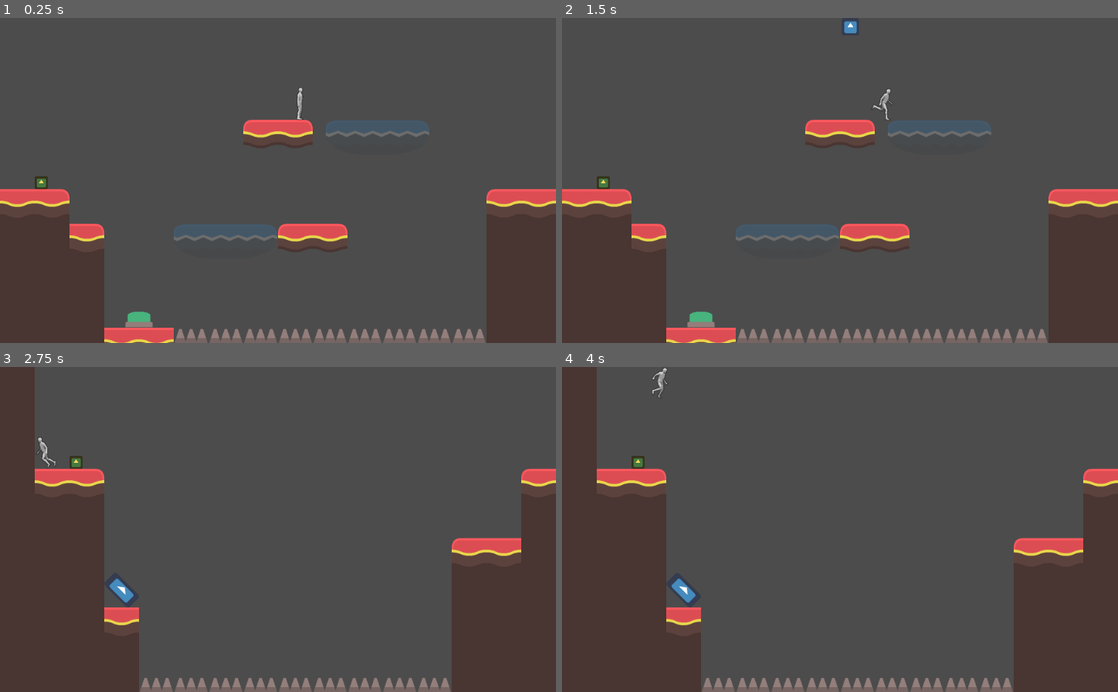
Above: before the commit, frames 1-4 (two rows, left to right).
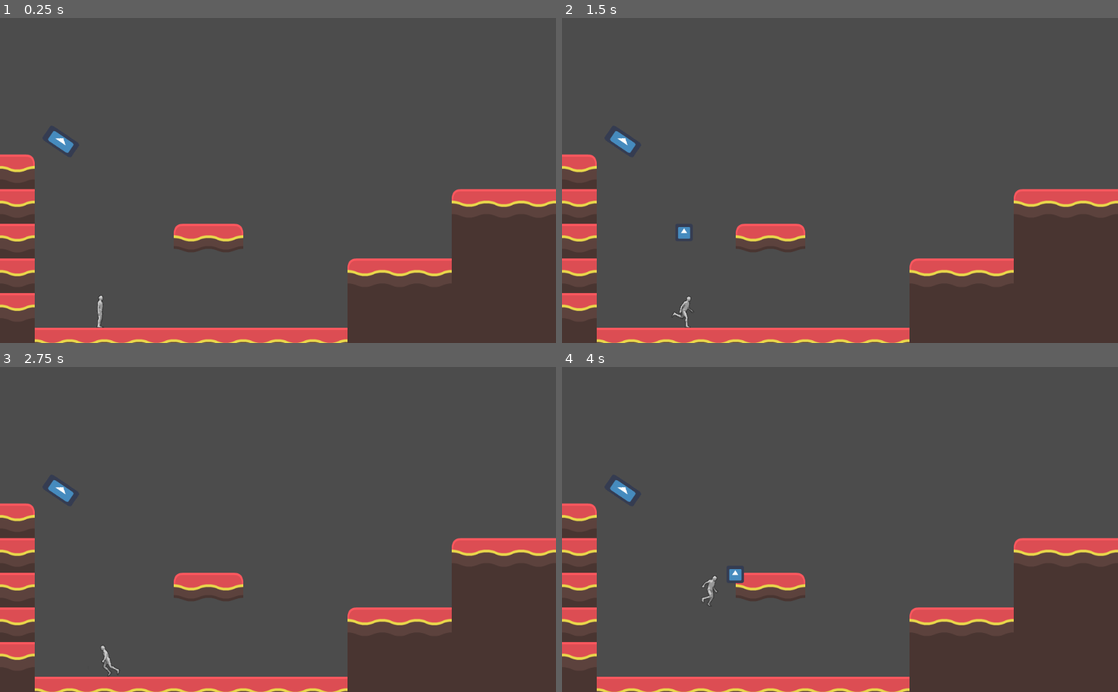
Above: after the commit, the same moments.

Repository: ALhobby/PuzzlePlataformer
Game: Godot game, scene res://Main.tscn
The game is run twice, just before and just after one commit, with the same random seed, the same clock (stepped at 60 frames per second) and the same inputs. The engine's default icon, where the game draws it, is replaced by a stand-in: a white triangle on a blue panel in a dark square.
Inputs (mouse positions are in pixels of both pictures, inside the frame that each line leads up to):
- Up to frame 1 (0.25 s): no input
- Up to frame 2 (1.5 s): tap Enter at 0.5 s; move the mouse to (962, 164) at 0.52 s; hold Right (ui_right) from 0.53 s (still down); click (962, 164) at 0.6 s; tap Up (ui_up) at 0.77 s; move the mouse to (728, 196) at 1.27 s; click (728, 196) at 1.35 s
- Up to frame 3 (2.75 s): tap Up (ui_up) at 1.52 s; move the mouse to (333, 458) at 2.02 s; release Right (ui_right) at 2.03 s; hold Left (ui_left) from 2.03 s (still down); click (333, 458) at 2.1 s
- Up to frame 4 (4 s): move the mouse to (812, 594) at 2.77 s; release Left (ui_left) at 2.78 s; hold Right (ui_right) from 2.78 s (still down); click (812, 594) at 2.85 s; tap Up (ui_up) at 3.02, 3.77 s; move the mouse to (1006, 578) at 3.52 s; click (1006, 578) at 3.6 s

The runs differ from the first frame. In frame 1, 18% of the frame differs, in the area x 0-89%, y 21-100%; in frame 2, 19%; in frame 3, 22%; in frame 4, 23%, in the area x 0-100%, y 0-100%.

Commit message:
Small map tweaks

Diff:
--- a/Main.gd
+++ b/Main.gd
@@ -106,6 +106,9 @@
 
 
 func _process(delta):
+	if Input.is_action_just_pressed("reset"):
+		player.die()
+
 	if draw_trayectory:
 		trayectory.show()
 		update_trajectory(delta)
@@ -115,5 +118,5 @@
 func _on_Spikes_body_entered(body):
 	if body == player:
 		print("DEAD")
-		player.position = Checkpoint.last_position
+		player.die()
 		# TODO : reset everything else too
--- a/Main.tscn
+++ b/Main.tscn
@@ -327,7 +327,7 @@
 tile_set = SubResource( 5 )
 show_collision = true
 format = 1
-tile_data = PoolIntArray( 131122, 1, 4, 131133, 1, 1, 131134 …(2395 unchanged characters)…  1, 2, 589878, 1, 0, 589881, 1, 0, 589882, 1, 2, 589883, 1, 2, 589884, 1, 2, 589885, 1, 0, 589886, 1, 0, 589887, 1, 0, 720 …(1858 unchanged characters)…
+tile_data = PoolIntArray( 131122, 1, 4, 131133, 1, 1, 131134 …(2395 unchanged characters)…  1, 2, 589878, 1, 0, 589881, 1, 0, 589885, 1, 0, 589886, 1, 0, 589887, 1, 0, 720 …(1858 unchanged characters)…
 
 [node name="Room1" type="Area2D" parent="Map"]
 collision_layer = 2
@@ -571,7 +571,6 @@
 [node name="Spring1" type="Area2D" parent="World/SpringManager"]
 position = Vector2( 112, 232 )
 rotation = 0.595157
-scale = Vector2( 1, 1 )
 script = ExtResource( 7 )
 
 [node name="Sprite" type="Sprite" parent="World/SpringManager/Spring1"]
@@ -580,13 +579,11 @@
 
 [node name="CollisionShape2D" type="CollisionShape2D" parent="World/SpringManager/Spring1"]
 position = Vector2( 0, -8 )
-scale = Vector2( 1, 1 )
 shape = SubResource( 38 )
 
 [node name="Spring2" type="Area2D" parent="World/SpringManager"]
 position = Vector2( 3680, 1056 )
 rotation = 0.785398
-scale = Vector2( 1, 1 )
 script = ExtResource( 7 )
 
 [node name="Sprite" type="Sprite" parent="World/SpringManager/Spring2"]
@@ -602,7 +599,7 @@
 margin_bottom = 40.0
 
 [node name="Player" parent="." instance=ExtResource( 1 )]
-position = Vector2( 2600, 144 )
+position = Vector2( 184, 496 )
 
 [connection signal="body_entered" from="World/Spikes" to="." method="_on_Spikes_body_entered"]
 [connection signal="area_entered" from="World/ButtonManager/Button" to="World/ButtonManager/Button" method="_on_Button_area_entered"]
--- a/Player.gd
+++ b/Player.gd
@@ -27,6 +27,10 @@
 
 func _ready():
 	animation_tree.active = true
+
+func die():
+	position = Checkpoint.last_position
+
 
 func _physics_process(_delta):
 
--- a/project.godot
+++ b/project.godot
@@ -21,6 +21,8 @@
 [display]
 
 window/size/resizable=false
+window/stretch/mode="viewport"
+window/stretch/aspect="keep"
 
 [gui]
 
@@ -61,6 +63,11 @@
 "events": [ Object(InputEventMouseButton,"resource_local_to_scene":false,"resource_name":"","device":0,"alt":false,"shi …(212 unchanged characters)…
  ]
 }
+reset={
+"deadzone": 0.5,
+"events": [ Object(InputEventKey,"resource_local_to_scene":false,"resource_name":"","device":0,"alt":false,"shift":false,"control":false,"meta":false,"command":false,"pressed":false,"scancode":0,"physical_scancode":82,"unicode":0,"echo":false,"script":null)
+ ]
+}
 
 [physics]
 
